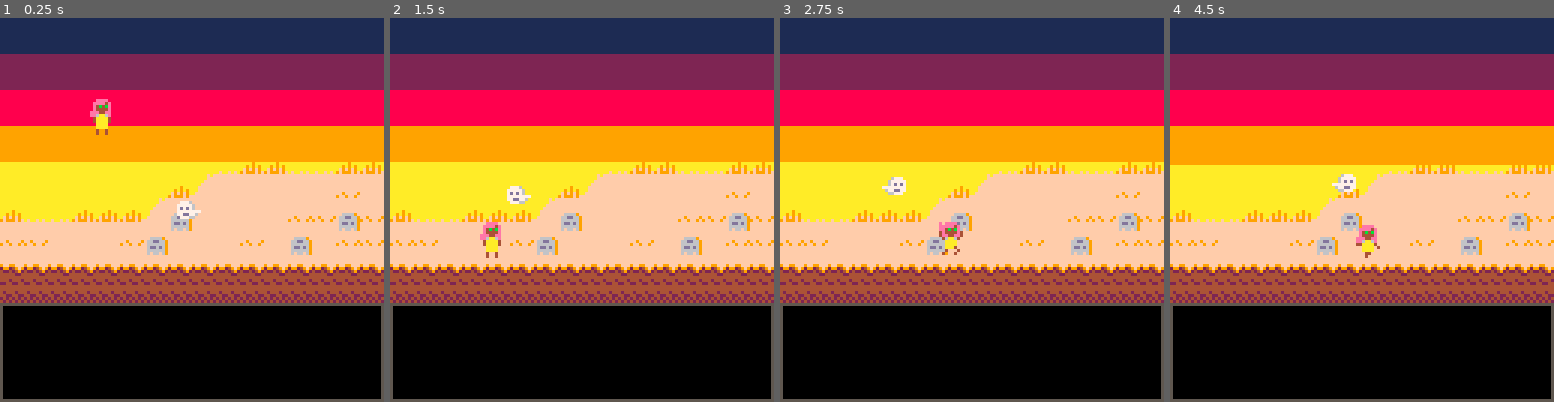
Above: before the commit, frames 1-4 (left to right).
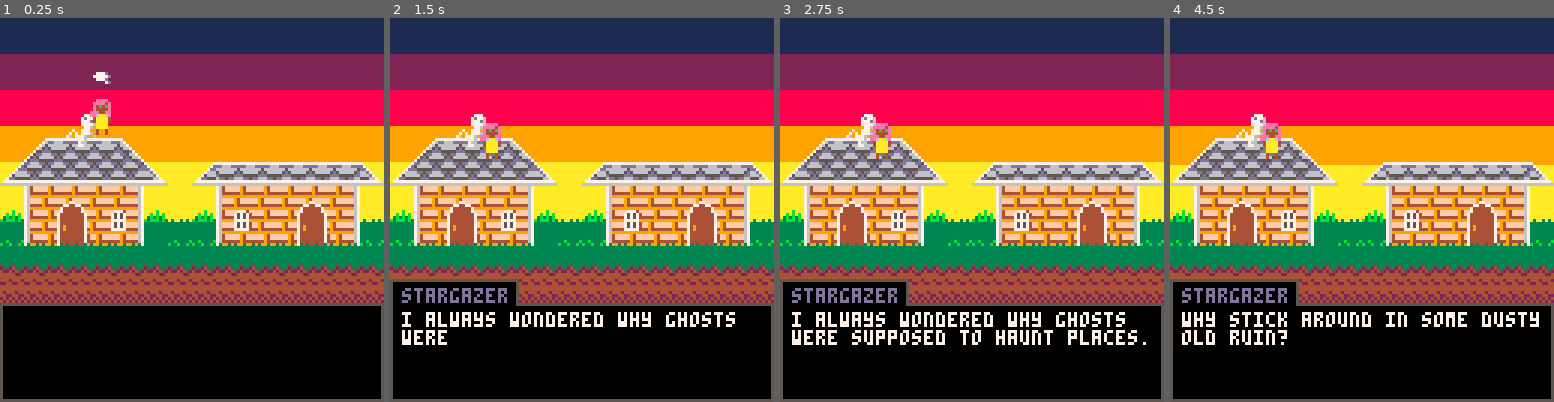
Above: after the commit, the same moments.

Repository: kvognar/ghost-town
Game: PICO-8 cartridge ghost_town.p8
The game is run twice, just before and just after one commit, with the same random seed, the same clock (stepped at 60 frames per second) and the same inputs.
Inputs:
- Up to frame 1 (0.25 s): no input
- Up to frame 2 (1.5 s): tap X (X key) at 0.33, 1.07 s; tap O (Z key) at 0.7 s
- Up to frame 3 (2.75 s): hold Right 1.6-2.1 s; tap O (Z key) at 1.7, 2.1, 2.5 s; tap X (X key) at 1.85 s; hold Up 2.15-2.42 s; hold Right from 2.47 s (still down)
- Up to frame 4 (4.5 s): tap O (Z key) every 0.4 s from 2.9 to 4.1 s; tap X (X key) at 2.97, 4.08 s; release Right at 3.03 s; hold Left 3.08-3.58 s; hold Down 3.63-3.97 s; hold Right from 4.02 s (still down)

The runs differ from the first frame. In frame 1, 26% of the frame differs, in the area x 0-100%, y 14-67%; in frame 2, 30%; in frame 3, 31%, in the area x 0-100%, y 25-86%; in frame 4, 30%.

Commit message:
rearranging the stargazer

Diff:
--- a/ghost_town.p8
+++ b/ghost_town.p8
@@ -605,7 +605,8 @@
 
 tea_ghost=ghost:new({
   phrases={
-    {{}}
+    {{"hello! would you like some tea?",
+  }}
   },
   current_frames={242},
   x=36,
@@ -641,16 +642,20 @@
     {{"i always wondered why ghosts were supposed to haunt places.",
 "why stick around in some dusty old ruin?",
 "you don't get hungry, you don't get tired, you can't get hurt. and you can fly!",
-"go explore! there's a hundreds billion lifetimes of things to see on this planet alone.",
+"go explore! there's a hundred billion lifetimes of things to see on this planet alone.",
 "and why not explore the stars? gravity is nothing to a ghost.",
 "thousands of years of interstellar travel is nothing if you're immortal.",
 "just be patient, and one day you'll find another world to explore.",
 ". . .",
 "i say that, and yet i'm stuck here."}},
 },
-current_frames={79},
-x=20,
-y=70,
+current_frames={193},
+spr_w=2,
+spr_h=2,
+width=10,
+height=12,
+x=22,
+y=28,
 name="stargazer"
 })
 
@@ -787,7 +792,7 @@
 
 function _init()
  dialog.message=dialog.phrases[dialog.phrase_index]
- current_stage=cemetery
+ current_stage=rosemary_way
  initialize_actors()
  pl = player:new({x=30,y=20})
 end
